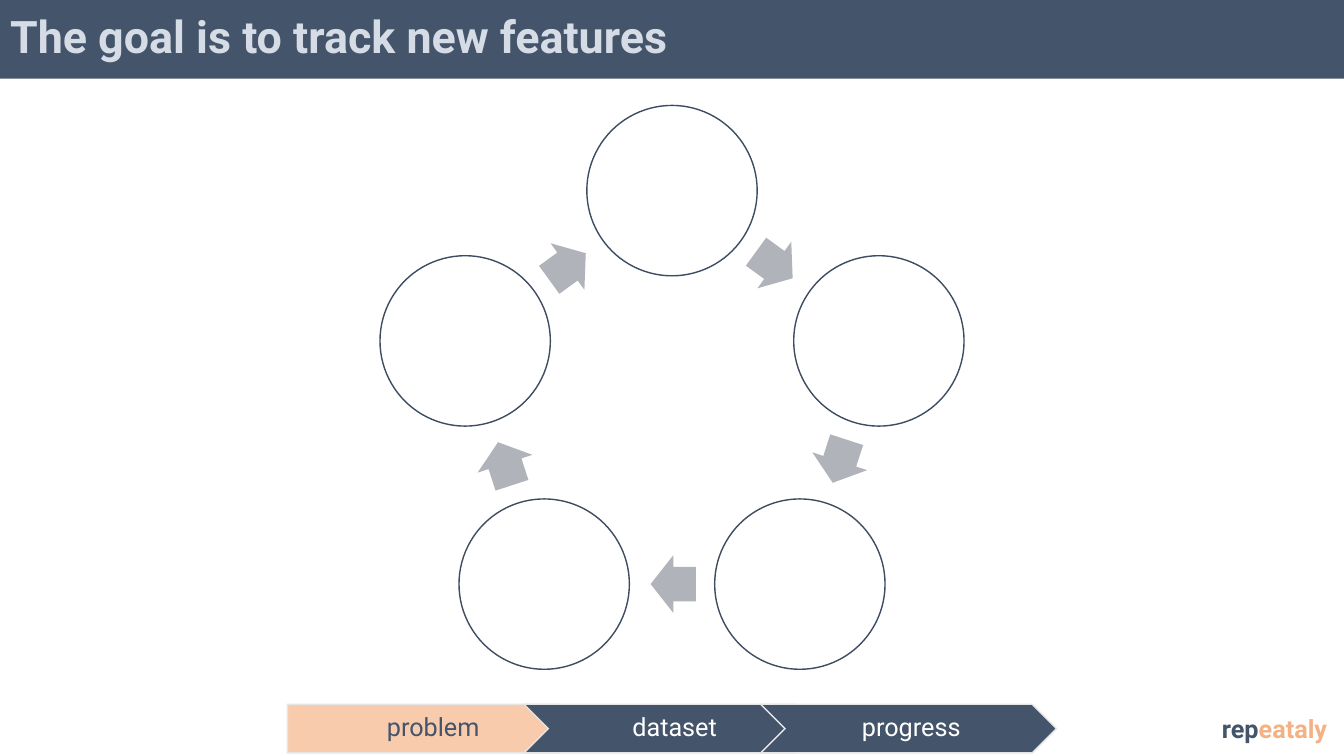
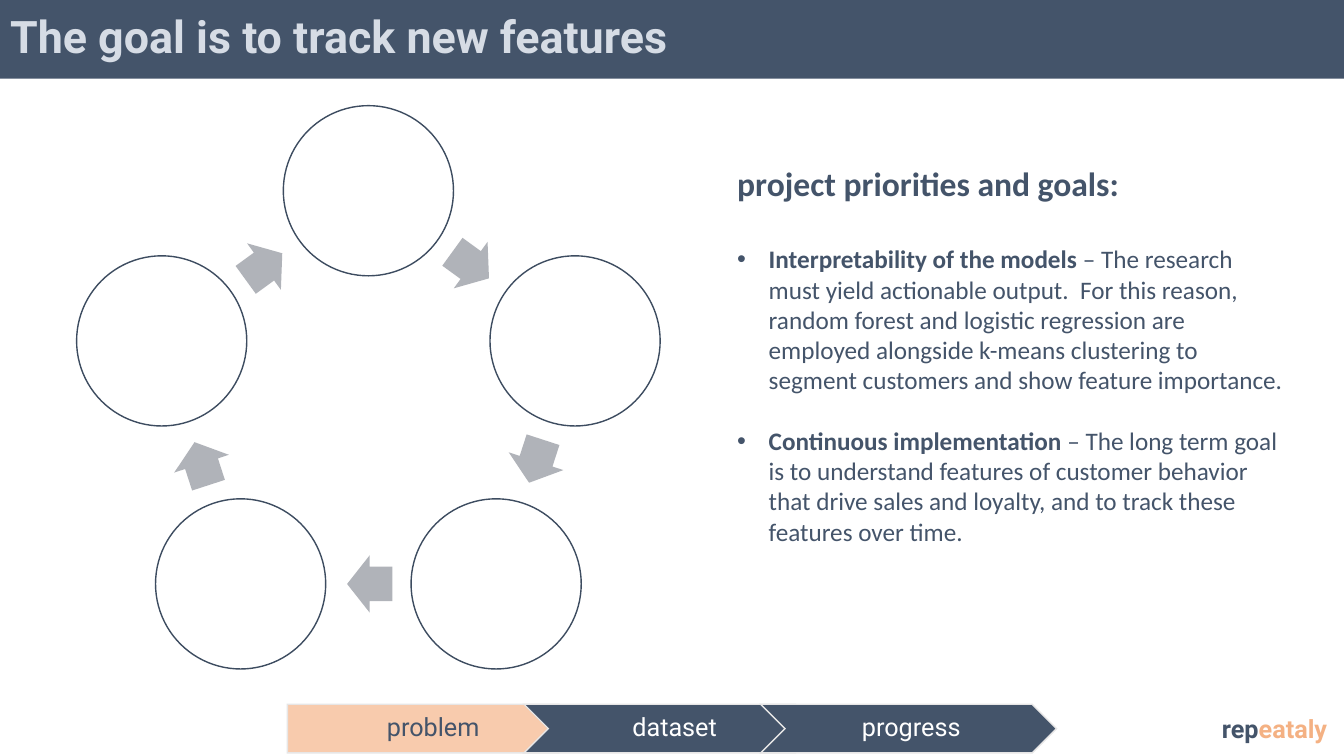
Before and after one commit to zenyui/ga-portfolio, a slide deck: slide 4 of project/repeataly_presentation_final.pptx. Drawn at 1344x756 pixels with LibreOffice and Linux fonts; fonts in the diff are those of the drawing. Boxes give left, top, right and bottom in pixels: in the first picture for what was removed or moved away, otherwise in the second. Text is boxed around its words. In the diff, an @@ line names an element or a change of style, - is before the commit and + after.

```diff
--- a/project/repeataly_presentation_final.pptx
+++ b/project/repeataly_presentation_final.pptx
@@ ellipse: place and size @@
-ellipse at [587,106,757,276]
+ellipse at [283,106,454,276]
@@ text added at [737,172,1282,541], 18 pt, text #44546A @@
+project priorities and goals:
+• Interpretability of the models – The research must yield actionable output. For this reason, random forest and logistic regression are employed alongside k-means clustering to segment customers and show feature importance.
+• Continuous implementation – The long term goal is to understand features of customer behavior that drive sales and loyalty, and to track these features over time.
@@ right arrow at [229,230,300,303]: rotation 36 to 324 degrees @@
@@ right arrow at [436,229,507,302]: rotation 324 to 36 degrees @@
@@ ellipse: place and size @@
-ellipse at [715,499,885,669]
+ellipse at [77,256,247,426]
@@ ellipse: place and size @@
-ellipse at [380,256,551,426]
+ellipse at [490,256,660,426]
@@ right arrow at [168,433,236,494]: rotation 108 to 252 degrees @@
@@ right arrow at [502,431,570,492]: rotation 252 to 108 degrees @@
@@ ellipse: place and size @@
-ellipse at [793,256,964,426]
+ellipse at [155,499,326,669]
@@ ellipse: place and size @@
-ellipse at [459,499,629,669]
+ellipse at [411,499,582,669]
@@ right arrow: place and size @@
-right arrow at [651,556,697,613]
+right arrow at [347,556,392,613]
```
Also in this commit, not shown: 3 other slides changed, 1 slide added, 1 other file.
